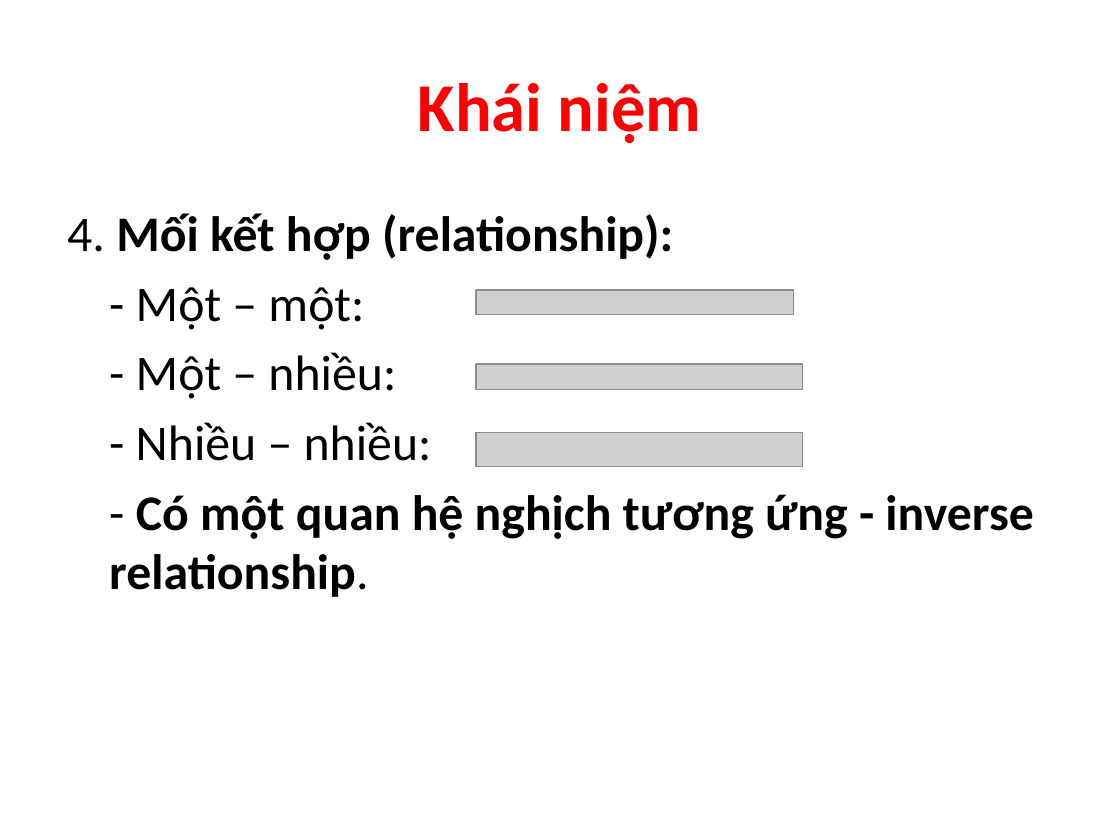
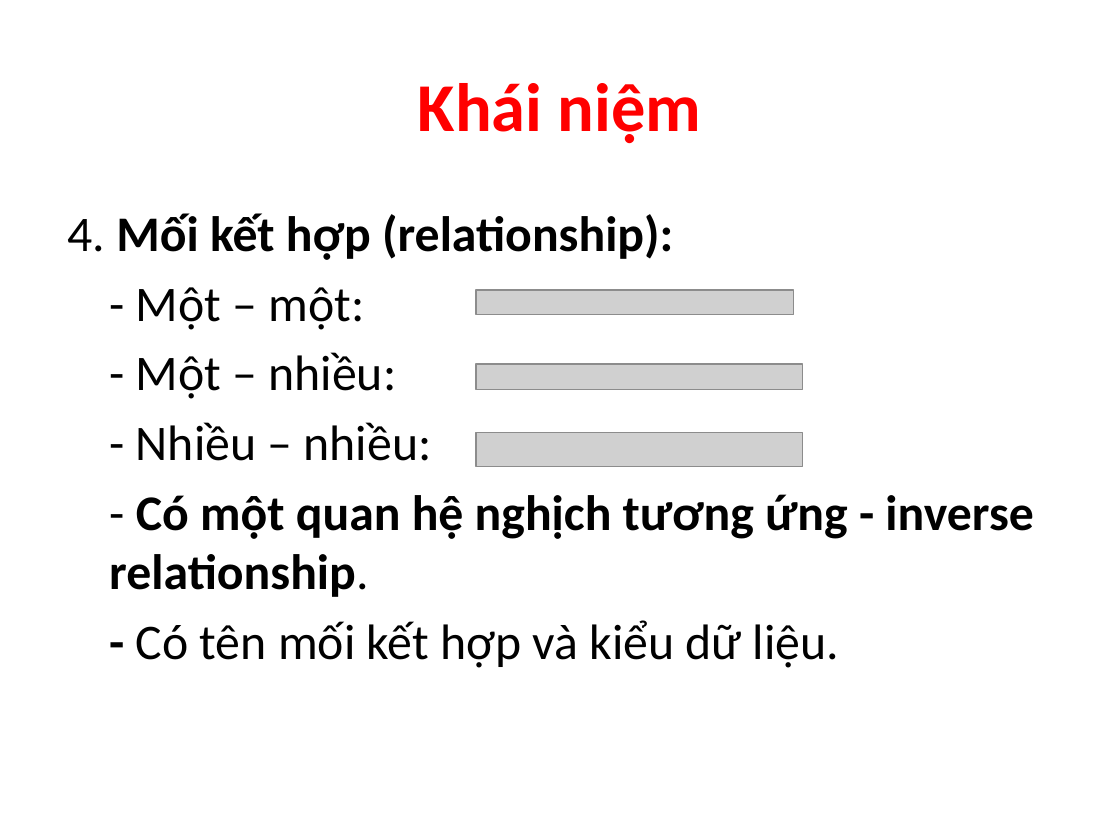
Before and after one commit to computerline1z/thaothaotientien, a slide deck: slide 7 of Thủy Tiên - 0912463/Seminar/Topic #8b - Section 8 & 9 v3.pptx. Drawn at 1120x840 pixels with LibreOffice and Linux fonts; fonts in the diff are those of the drawing; grey boxes stand for pictures. Boxes give left, top, right and bottom in pixels: in the first picture for what was removed or moved away, otherwise in the second. Text is boxed around its words. In the diff, an @@ line names an element or a change of style, - is before the commit and + after.

```diff
--- a/Thủy Tiên - 0912463/Seminar/Topic #8b - Section 8 & 9 v3.pptx
+++ b/Thủy Tiên - 0912463/Seminar/Topic #8b - Section 8 & 9 v3.pptx
@@ text at box(136, 620, 839, 668): paragraph added @@
+- Có tên mối kết hợp và kiểu dữ liệu.
```
Also in this commit, not shown: 1 other slide changed.
